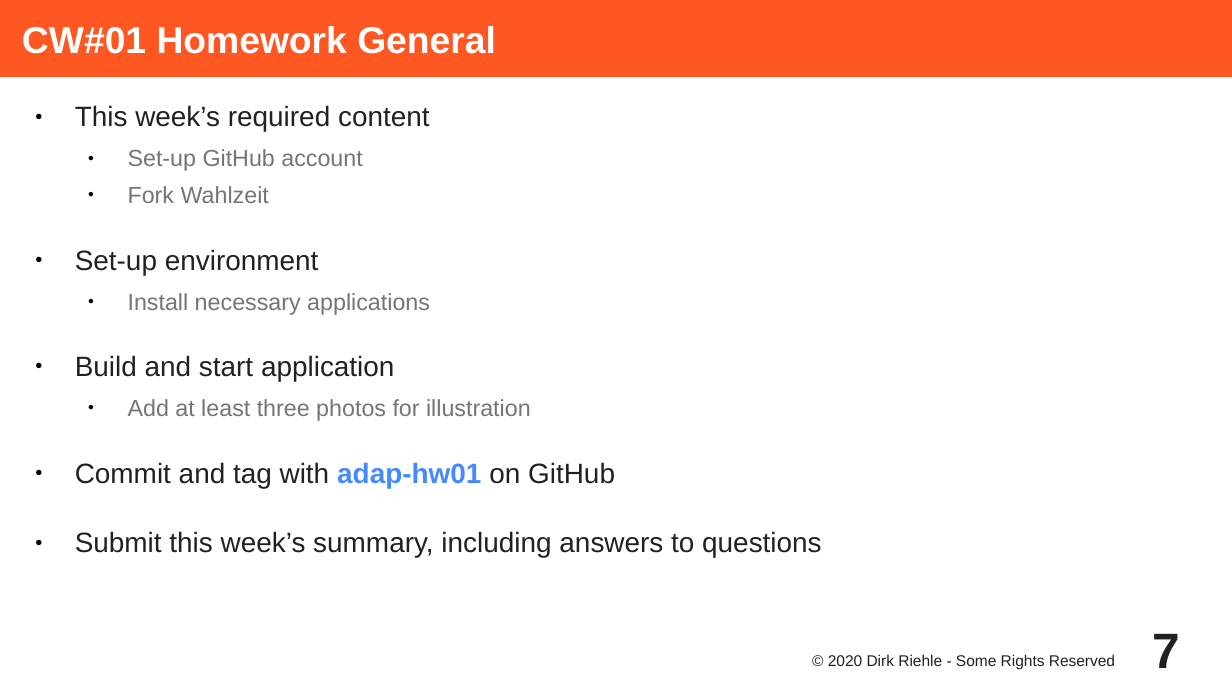
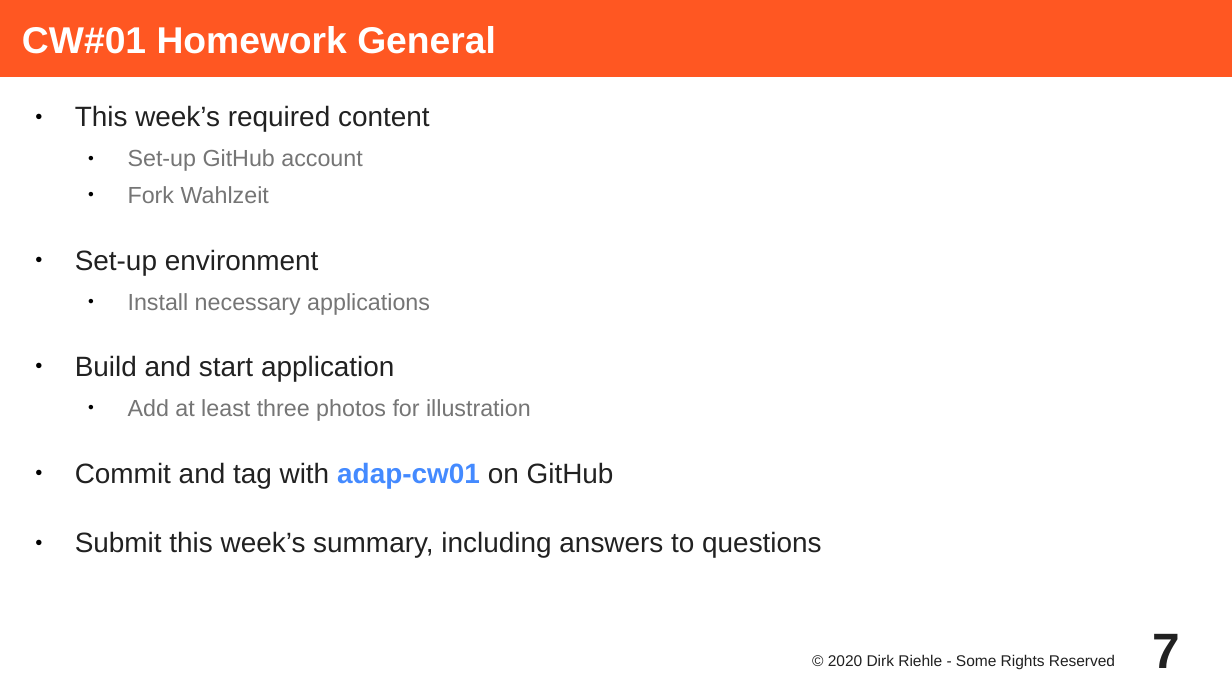
Before and after one commit to dirkriehle/adap-course, a slide deck: slide 7 of Lecture Slides/ADAP A02 - Course Homework.odp. Drawn at 1232x693 pixels with LibreOffice and Linux fonts; fonts in the diff are those of the drawing. Boxes give left, top, right and bottom in pixels: in the first picture for what was removed or moved away, otherwise in the second. Text is boxed around its words. In the diff, an @@ line names an element or a change of style, - is before the commit and + after.

```diff
--- a/Lecture Slides/ADAP A02 - Course Homework.odp
+++ b/Lecture Slides/ADAP A02 - Course Homework.odp
@@ text at bbox=[75, 462, 614, 488]: text changed @@
-● Commit and tag with adap-hw01 on GitHub
+● Commit and tag with adap-cw01 on GitHub
```
Also in this commit, not shown: 2 other slides changed, 1 other file.
